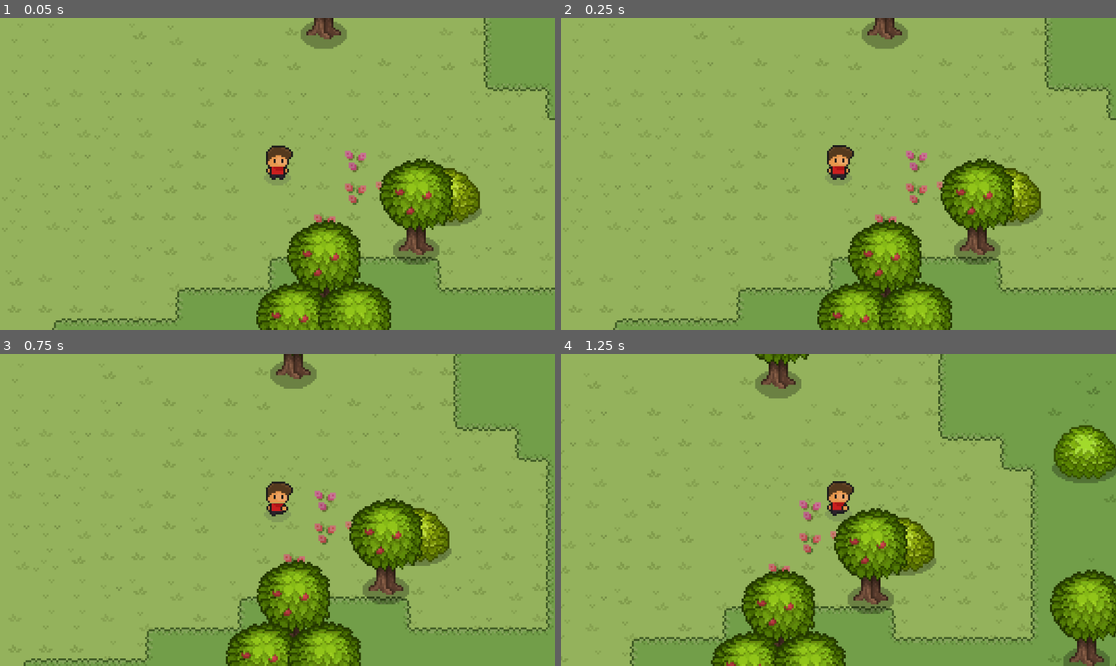
Above: before the commit, frames 1-4 (two rows, left to right).
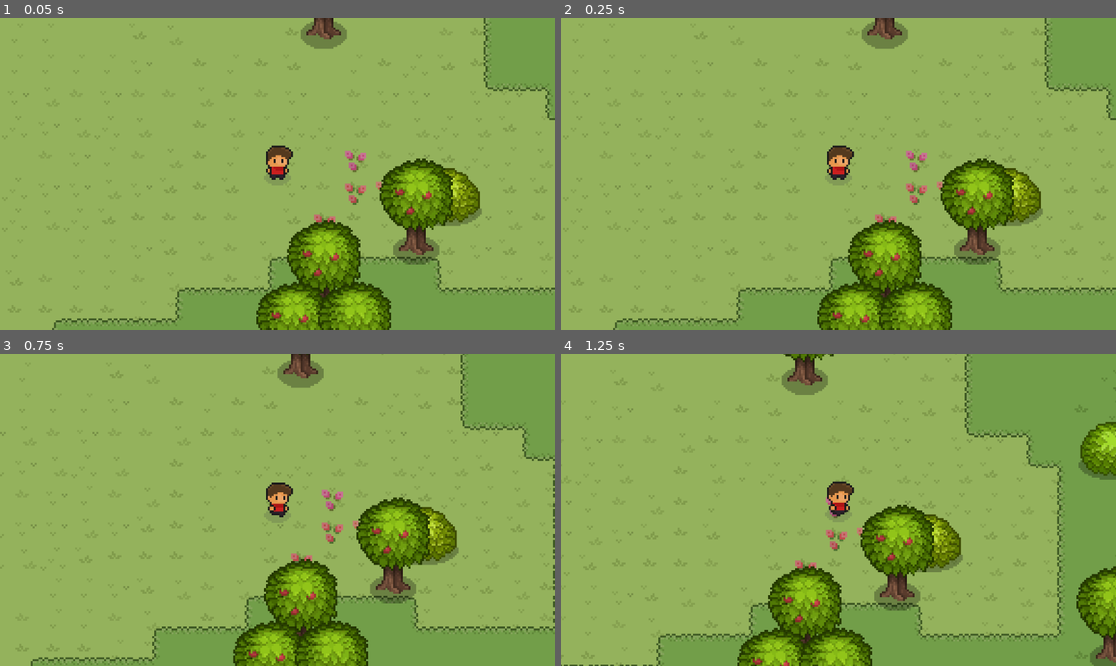
Above: after the commit, the same moments.

Repository: lennertJ9/game
Game: Godot game, scene res://scenes/main/main.tscn
Same seed, same stepped clock (60 frames per second), same inputs: the game is played once before the commit and once after it.
Inputs (mouse positions are in pixels of both pictures, inside the frame that each line leads up to):
- Up to frame 1 (0.05 s): no input
- Up to frame 2 (0.25 s): no input
- Up to frame 3 (0.75 s): move the mouse to (399, 494) at 0.52 s; hold Right mouse button (right_click) from 0.53 s (still down)
- Up to frame 4 (1.25 s): keep holding Right mouse button (right_click)

Frame 1 is identical in both runs. In frame 2, less than 0.1% of the frame differs, in the area x 47-53%, y 40-51%; in frame 3, 10%; in frame 4, 23%, in the area x 0-100%, y 0-100%.

Commit message:
animation directions

Diff:
--- a/scenes/player/player.gd
+++ b/scenes/player/player.gd
@@ -11,8 +11,8 @@
 @onready var weapon = $Visuals/HandLeft/Weapon
 
 # walking system
-@export var speed = 80
-var current_speed = 80
+@export var speed = 40
+var current_speed = 60
 var movement_direction: Vector2
 var target = position
 var is_running
@@ -30,17 +30,22 @@
 
 		target = get_global_mouse_position()
 		movement_direction = global_position.direction_to(target)
+		print(movement_direction)
+		if movement_direction.x > 0.6 or movement_direction.x < -0.6:
+			print("side")
+			animation_player1.play("RUN_SIDE")
+			if movement_direction.x > 0:
+				$Visuals.scale.x = 1
+			else:
+				$Visuals.scale.x = -1
 
-		animation_player1.play("RUN_DOWN")
+		else:
+			print("down")
+			animation_player1.play("RUN_DOWN")
 
-		if movement_direction.x > 0:
-			is_moving_right = true
-			is_moving_left = false
-			$Visuals.scale.x = 1
-		else:
-			is_moving_right = false
-			is_moving_left = true
-			$Visuals.scale.x = -1
+
+
+
 
 
 	if event.is_action_pressed("do_something"):
--- a/scenes/player/player.tscn
+++ b/scenes/player/player.tscn
@@ -6,6 +6,7 @@
 [ext_resource type="Texture2D" uid="uid://tij6tessec61" path="res://assets/player/player_head.png" id="6_fmvws"]
 [ext_resource type="Texture2D" uid="uid://cnjo5xuoxvrnb" path="res://assets/player/player_hands.png" id="7_4jysi"]
 [ext_resource type="Texture2D" uid="uid://wgrxq8datsum" path="res://scenes/player/visuals/player_shadow.png" id="7_wqlqq"]
+[ext_resource type="Texture2D" uid="uid://ddk5aokqe2ecd" path="res://scenes/player/visuals/weapon.png" id="8_panfk"]
 [ext_resource type="PackedScene" uid="uid://kk2qojh5k81f" path="res://scenes/Abilities/Bolt/bolt_manager.tscn" id="9_rk672"]
 
 [sub_resource type="CircleShape2D" id="CircleShape2D_wb5ct"]
@@ -55,74 +56,74 @@
 tracks/3/type = "value"
 tracks/3/imported = false
 tracks/3/enabled = true
-tracks/3/path = NodePath("Visuals/Head:offset")
+tracks/3/path = NodePath("Visuals/LeftHand:position")
 tracks/3/interp = 1
 tracks/3/loop_wrap = true
 tracks/3/keys = {
-"times": PackedFloat32Array(0, 0.15, 0.35),
-"transitions": PackedFloat32Array(1, 1, 1),
-"update": 0,
-"values": [Vector2(0, 0), Vector2(0, 1), Vector2(0, 0)]
+"times": PackedFloat32Array(0, 0.2, 0.4),
+"transitions": PackedFloat32Array(1, 1, 1),
+"update": 0,
+"values": [Vector2(5, -2), Vector2(5, -1), Vector2(5, -2)]
 }
 tracks/4/type = "value"
 tracks/4/imported = false
 tracks/4/enabled = true
-tracks/4/path = NodePath("Visuals/Body:offset")
+tracks/4/path = NodePath("Visuals/RightHand:position")
 tracks/4/interp = 1
 tracks/4/loop_wrap = true
 tracks/4/keys = {
-"times": PackedFloat32Array(0, 0.15, 0.35),
-"transitions": PackedFloat32Array(1, 1, 1),
-"update": 0,
-"values": [Vector2(0, 11), Vector2(0, 12), Vector2(0, 11)]
+"times": PackedFloat32Array(0, 0.2, 0.4),
+"transitions": PackedFloat32Array(1, 1, 1),
+"update": 0,
+"values": [Vector2(-3, -2), Vector2(-3, -1), Vector2(-3, -2)]
 }
 tracks/5/type = "value"
 tracks/5/imported = false
 tracks/5/enabled = true
-tracks/5/path = NodePath("Visuals/LeftHand:position")
+tracks/5/path = NodePath("Visuals/LeftHand:z_index")
 tracks/5/interp = 1
 tracks/5/loop_wrap = true
 tracks/5/keys = {
-"times": PackedFloat32Array(0, 0.2, 0.4),
-"transitions": PackedFloat32Array(1, 1, 1),
-"update": 0,
-"values": [Vector2(5, -2), Vector2(5, -1), Vector2(5, -2)]
+"times": PackedFloat32Array(0),
+"transitions": PackedFloat32Array(1),
+"update": 1,
+"values": [0]
 }
 tracks/6/type = "value"
 tracks/6/imported = false
 tracks/6/enabled = true
-tracks/6/path = NodePath("Visuals/RightHand:position")
+tracks/6/path = NodePath("Visuals/RightHand:z_index")
 tracks/6/interp = 1
 tracks/6/loop_wrap = true
 tracks/6/keys = {
-"times": PackedFloat32Array(0, 0.2, 0.4),
-"transitions": PackedFloat32Array(1, 1, 1),
-"update": 0,
-"values": [Vector2(-3, -2), Vector2(-3, -1), Vector2(-3, -2)]
+"times": PackedFloat32Array(0),
+"transitions": PackedFloat32Array(1),
+"update": 1,
+"values": [0]
 }
 tracks/7/type = "value"
 tracks/7/imported = false
 tracks/7/enabled = true
-tracks/7/path = NodePath("Visuals/LeftHand:z_index")
+tracks/7/path = NodePath("Visuals/Body:position")
 tracks/7/interp = 1
 tracks/7/loop_wrap = true
 tracks/7/keys = {
-"times": PackedFloat32Array(0),
-"transitions": PackedFloat32Array(1),
-"update": 1,
-"values": [0]
+"times": PackedFloat32Array(0, 0.15, 0.35),
+"transitions": PackedFloat32Array(1, 1, 1),
+"update": 0,
+"values": [Vector2(0, -3), Vector2(0, -2), Vector2(0, -3)]
 }
 tracks/8/type = "value"
 tracks/8/imported = false
 tracks/8/enabled = true
-tracks/8/path = NodePath("Visuals/RightHand:z_index")
+tracks/8/path = NodePath("Visuals/Head:position")
 tracks/8/interp = 1
 tracks/8/loop_wrap = true
 tracks/8/keys = {
-"times": PackedFloat32Array(0),
-"transitions": PackedFloat32Array(1),
-"update": 1,
-"values": [0]
+"times": PackedFloat32Array(0, 0.15, 0.35, 0.602328),
+"transitions": PackedFloat32Array(1, 1, 1, 1),
+"update": 0,
+"values": [Vector2(1, -9), Vector2(1, -8), Vector2(1, -9), Vector2(1, -9)]
 }
 
 [sub_resource type="Animation" id="Animation_8opq0"]
@@ -166,91 +167,91 @@
 tracks/3/type = "value"
 tracks/3/imported = false
 tracks/3/enabled = true
-tracks/3/path = NodePath("Visuals/Head:offset")
+tracks/3/path = NodePath("Visuals/LeftHand:position")
 tracks/3/interp = 1
 tracks/3/loop_wrap = true
 tracks/3/keys = {
 "times": PackedFloat32Array(0),
 "transitions": PackedFloat32Array(1),
 "update": 0,
-"values": [Vector2(0, 0)]
+"values": [Vector2(5, -2)]
 }
 tracks/4/type = "value"
 tracks/4/imported = false
 tracks/4/enabled = true
-tracks/4/path = NodePath("Visuals/Body:offset")
+tracks/4/path = NodePath("Visuals/RightHand:position")
 tracks/4/interp = 1
 tracks/4/loop_wrap = true
 tracks/4/keys = {
 "times": PackedFloat32Array(0),
 "transitions": PackedFloat32Array(1),
 "update": 0,
-"values": [Vector2(0, 11)]
+"values": [Vector2(-3, -2)]
 }
 tracks/5/type = "value"
 tracks/5/imported = false
 tracks/5/enabled = true
-tracks/5/path = NodePath("Visuals/LeftHand:position")
+tracks/5/path = NodePath("Visuals:position")
 tracks/5/interp = 1
 tracks/5/loop_wrap = true
 tracks/5/keys = {
 "times": PackedFloat32Array(0),
 "transitions": PackedFloat32Array(1),
 "update": 0,
-"values": [Vector2(5, -2)]
+"values": [Vector2(0, 0)]
 }
 tracks/6/type = "value"
 tracks/6/imported = false
 tracks/6/enabled = true
-tracks/6/path = NodePath("Visuals/RightHand:position")
+tracks/6/path = NodePath("Visuals/LeftHand:z_index")
 tracks/6/interp = 1
 tracks/6/loop_wrap = true
 tracks/6/keys = {
 "times": PackedFloat32Array(0),
 "transitions": PackedFloat32Array(1),
-"update": 0,
-"values": [Vector2(-3, -2)]
+"update": 1,
+"values": [0]
 }
 tracks/7/type = "value"
 tracks/7/imported = false
 tracks/7/enabled = true
-tracks/7/path = NodePath("Visuals:position")
+tracks/7/path = NodePath("Visuals/RightHand:z_index")
 tracks/7/interp = 1
 tracks/7/loop_wrap = true
 tracks/7/keys = {
 "times": PackedFloat32Array(0),
 "transitions": PackedFloat32Array(1),
-"update": 0,
-"values": [Vector2(0, 0)]
+"update": 1,
+"values": [0]
 }
 tracks/8/type = "value"
 tracks/8/imported = false
 tracks/8/enabled = true
-tracks/8/path = NodePath("Visuals/LeftHand:z_index")
+tracks/8/path = NodePath("Visuals/Body:position")
 tracks/8/interp = 1
 tracks/8/loop_wrap = true
 tracks/8/keys = {
 "times": PackedFloat32Array(0),
 "transitions": PackedFloat32Array(1),
-"update": 1,
-"values": [0]
+"update": 0,
+"values": [Vector2(0, -14)]
 }
 tracks/9/type = "value"
 tracks/9/imported = false
 tracks/9/enabled = true
-tracks/9/path = NodePath("Visuals/RightHand:z_index")
+tracks/9/path = NodePath("Visuals/Head:position")
 tracks/9/interp = 1
 tracks/9/loop_wrap = true
 tracks/9/keys = {
 "times": PackedFloat32Array(0),
 "transitions": PackedFloat32Array(1),
-"update": 1,
-"values": [0]
-}
-
-[sub_resource type="Animation" id="Animation_nq4l5"]
-resource_name = "RUN_DOWN"
-length = 0.7
+"update": 0,
+"values": [Vector2(1, -9)]
+}
+
+[sub_resource type="Animation" id="Animation_b1mpw"]
+resource_name = "RUN_SIDE"
+length = 0.5
 loop_mode = 1
 step = 0.05
 tracks/0/type = "value"
@@ -260,125 +261,216 @@
 tracks/0/interp = 1
 tracks/0/loop_wrap = true
 tracks/0/keys = {
-"times": PackedFloat32Array(0, 0.15, 0.35, 0.5),
-"transitions": PackedFloat32Array(1, 1, 1, 1),
-"update": 1,
-"values": [4, 0, 4, 1]
+"times": PackedFloat32Array(0, 0.1, 0.3),
+"transitions": PackedFloat32Array(1, 1, 1),
+"update": 1,
+"values": [0, 1, 2]
 }
 tracks/1/type = "value"
 tracks/1/imported = false
 tracks/1/enabled = true
-tracks/1/path = NodePath("Visuals/Body:frame")
-tracks/1/interp = 1
+tracks/1/path = NodePath("Visuals/LeftHand:position")
+tracks/1/interp = 2
 tracks/1/loop_wrap = true
 tracks/1/keys = {
-"times": PackedFloat32Array(0),
-"transitions": PackedFloat32Array(1),
-"update": 1,
-"values": [0]
+"times": PackedFloat32Array(0, 0.15, 0.25),
+"transitions": PackedFloat32Array(1, 1, 1),
+"update": 0,
+"values": [Vector2(5, -2), Vector2(5, -2), Vector2(5, -1.4)]
 }
 tracks/2/type = "value"
 tracks/2/imported = false
 tracks/2/enabled = true
-tracks/2/path = NodePath("Visuals/Head:frame")
-tracks/2/interp = 1
+tracks/2/path = NodePath("Visuals/RightHand:position")
+tracks/2/interp = 2
 tracks/2/loop_wrap = true
 tracks/2/keys = {
-"times": PackedFloat32Array(0),
-"transitions": PackedFloat32Array(1),
-"update": 1,
-"values": [1]
+"times": PackedFloat32Array(0, 0.15, 0.25),
+"transitions": PackedFloat32Array(1, 1, 1),
+"update": 0,
+"values": [Vector2(-2, -2), Vector2(-2, -2), Vector2(-2, -1.4)]
 }
 tracks/3/type = "value"
 tracks/3/imported = false
 tracks/3/enabled = true
-tracks/3/path = NodePath("Visuals/Head:offset")
+tracks/3/path = NodePath("Visuals:position")
 tracks/3/interp = 1
 tracks/3/loop_wrap = true
 tracks/3/keys = {
-"times": PackedFloat32Array(),
-"transitions": PackedFloat32Array(),
-"update": 0,
-"values": []
+"times": PackedFloat32Array(0, 0.15, 0.4),
+"transitions": PackedFloat32Array(1, 1, 1),
+"update": 0,
+"values": [Vector2(0, 0), Vector2(0, 1), Vector2(0, 0)]
 }
 tracks/4/type = "value"
 tracks/4/imported = false
 tracks/4/enabled = true
-tracks/4/path = NodePath("Visuals/Body:offset")
+tracks/4/path = NodePath("Visuals/LeftHand:z_index")
 tracks/4/interp = 1
 tracks/4/loop_wrap = true
 tracks/4/keys = {
-"times": PackedFloat32Array(),
-"transitions": PackedFloat32Array(),
-"update": 0,
-"values": []
+"times": PackedFloat32Array(0),
+"transitions": PackedFloat32Array(1),
+"update": 1,
+"values": [1]
 }
 tracks/5/type = "value"
 tracks/5/imported = false
 tracks/5/enabled = true
-tracks/5/path = NodePath("Visuals/LeftHand:position")
+tracks/5/path = NodePath("Visuals/RightHand:z_index")
 tracks/5/interp = 1
 tracks/5/loop_wrap = true
 tracks/5/keys = {
-"times": PackedFloat32Array(0, 0.1, 0.3),
-"transitions": PackedFloat32Array(1, 1, 1),
-"update": 0,
-"values": [Vector2(5, -2), Vector2(5, -1.33333), Vector2(4.5, -1)]
+"times": PackedFloat32Array(0),
+"transitions": PackedFloat32Array(1),
+"update": 1,
+"values": [2]
 }
 tracks/6/type = "value"
 tracks/6/imported = false
 tracks/6/enabled = true
-tracks/6/path = NodePath("Visuals/RightHand:position")
+tracks/6/path = NodePath("Visuals/Head:frame")
 tracks/6/interp = 1
 tracks/6/loop_wrap = true
 tracks/6/keys = {
-"times": PackedFloat32Array(0, 0.139356, 0.4, 0.5, 0.596125),
-"transitions": PackedFloat32Array(1, 1, 1, 1, 1),
-"update": 0,
-"values": [Vector2(-2.5, -1), Vector2(-2.63936, -1.27871), Vector2(-3, -1.5), Vector2(-3, -1), Vector2(-2.75969, -1)]
+"times": PackedFloat32Array(0),
+"transitions": PackedFloat32Array(1),
+"update": 1,
+"values": [0]
 }
 tracks/7/type = "value"
 tracks/7/imported = false
 tracks/7/enabled = true
-tracks/7/path = NodePath("Visuals:position")
+tracks/7/path = NodePath("Visuals/Body:position")
 tracks/7/interp = 1
 tracks/7/loop_wrap = true
 tracks/7/keys = {
-"times": PackedFloat32Array(0, 0.15, 0.35, 0.5),
-"transitions": PackedFloat32Array(1, 1, 1, 1),
-"update": 0,
-"values": [Vector2(0, 0), Vector2(0, 1), Vector2(0, 0), Vector2(0, 1)]
+"times": PackedFloat32Array(0, 0.246812),
+"transitions": PackedFloat32Array(1, 1),
+"update": 0,
+"values": [Vector2(0, -3), Vector2(0, -3)]
 }
 tracks/8/type = "value"
 tracks/8/imported = false
 tracks/8/enabled = true
-tracks/8/path = NodePath("Visuals/LeftHand:z_index")
+tracks/8/path = NodePath("Visuals/Head:position")
 tracks/8/interp = 1
 tracks/8/loop_wrap = true
 tracks/8/keys = {
-"times": PackedFloat32Array(0.1, 0.5),
-"transitions": PackedFloat32Array(1, 1),
-"update": 1,
-"values": [2, 0]
-}
-tracks/9/type = "value"
-tracks/9/imported = false
-tracks/9/enabled = true
-tracks/9/path = NodePath("Visuals/RightHand:z_index")
-tracks/9/interp = 1
-tracks/9/loop_wrap = true
-tracks/9/keys = {
-"times": PackedFloat32Array(0.2, 0.4, 0.5),
-"transitions": PackedFloat32Array(1, 1, 1),
-"update": 1,
-"values": [0, 0, 2]
+"times": PackedFloat32Array(0),
+"transitions": PackedFloat32Array(1),
+"update": 0,
+"values": [Vector2(1, -9)]
+}
+
+[sub_resource type="Animation" id="Animation_2s8yk"]
+resource_name = "RUN_DOWN"
+length = 0.8
+loop_mode = 1
+step = 0.05
+tracks/0/type = "value"
+tracks/0/imported = false
+tracks/0/enabled = true
+tracks/0/path = NodePath("Visuals/Legs:frame")
+tracks/0/interp = 1
+tracks/0/loop_wrap = true
+tracks/0/keys = {
+"times": PackedFloat32Array(0, 0.15, 0.4, 0.55),
+"transitions": PackedFloat32Array(1, 1, 1, 1),
+"update": 1,
+"values": [4, 1, 4, 0]
+}
+tracks/1/type = "value"
+tracks/1/imported = false
+tracks/1/enabled = true
+tracks/1/path = NodePath("Visuals/LeftHand:position")
+tracks/1/interp = 2
+tracks/1/loop_wrap = true
+tracks/1/keys = {
+"times": PackedFloat32Array(0, 0.15, 0.25, 0.4, 0.55, 0.65),
+"transitions": PackedFloat32Array(1, 1, 1, 1, 1, 1),
+"update": 0,
+"values": [Vector2(5, -2), Vector2(5, -2), Vector2(5, -1.2), Vector2(5, -2), Vector2(5, -2), Vector2(5, -1.2)]
+}
+tracks/2/type = "value"
+tracks/2/imported = false
+tracks/2/enabled = true
+tracks/2/path = NodePath("Visuals/RightHand:position")
+tracks/2/interp = 2
+tracks/2/loop_wrap = true
+tracks/2/keys = {
+"times": PackedFloat32Array(0, 0.15, 0.25, 0.4, 0.55, 0.65),
+"transitions": PackedFloat32Array(1, 1, 1, 1, 1, 1),
+"update": 0,
+"values": [Vector2(-3, -2), Vector2(-3, -2), Vector2(-3, -1.2), Vector2(-3, -2), Vector2(-3, -2), Vector2(-3, -1.2)]
+}
+tracks/3/type = "value"
+tracks/3/imported = false
+tracks/3/enabled = true
+tracks/3/path = NodePath("Visuals:position")
+tracks/3/interp = 1
+tracks/3/loop_wrap = true
+tracks/3/keys = {
+"times": PackedFloat32Array(0, 0.15, 0.4, 0.55),
+"transitions": PackedFloat32Array(1, 1, 1, 1),
+"update": 0,
+"values": [Vector2(0, 0), Vector2(0, 1), Vector2(0, 0), Vector2(0, 1)]
+}
+tracks/4/type = "value"
+tracks/4/imported = false
+tracks/4/enabled = true
+tracks/4/path = NodePath("Visuals/LeftHand:z_index")
+tracks/4/interp = 1
+tracks/4/loop_wrap = true
+tracks/4/keys = {
+"times": PackedFloat32Array(0),
+"transitions": PackedFloat32Array(1),
+"update": 1,
+"values": [1]
+}
+tracks/5/type = "value"
+tracks/5/imported = false
+tracks/5/enabled = true
+tracks/5/path = NodePath("Visuals/RightHand:z_index")
+tracks/5/interp = 1
+tracks/5/loop_wrap = true
+tracks/5/keys = {
+"times": PackedFloat32Array(0),
+"transitions": PackedFloat32Array(1),
+"update": 1,
+"values": [1]
+}
+tracks/6/type = "value"
+tracks/6/imported = false
+tracks/6/enabled = true
+tracks/6/path = NodePath("Visuals/Head:frame")
+tracks/6/interp = 1
+tracks/6/loop_wrap = true
+tracks/6/keys = {
+"times": PackedFloat32Array(0),
+"transitions": PackedFloat32Array(1),
+"update": 1,
+"values": [1]
+}
+tracks/7/type = "value"
+tracks/7/imported = false
+tracks/7/enabled = true
+tracks/7/path = NodePath("Visuals/Body:position")
+tracks/7/interp = 1
+tracks/7/loop_wrap = true
+tracks/7/keys = {
+"times": PackedFloat32Array(0),
+"transitions": PackedFloat32Array(1),
+"update": 0,
+"values": [Vector2(0, -3)]
 }
 
 [sub_resource type="AnimationLibrary" id="AnimationLibrary_bc3sj"]
 _data = {
 "IDLE_DOWN": SubResource("Animation_tf1u8"),
 "RESET": SubResource("Animation_8opq0"),
-"RUN_DOWN": SubResource("Animation_nq4l5")
+"RUN_DOWN": SubResource("Animation_2s8yk"),
+"RUN_SIDE": SubResource("Animation_b1mpw")
 }
 
 [sub_resource type="Animation" id="Animation_ls5fr"]
@@ -445,7 +537,6 @@
 z_index = 1
 position = Vector2(0, -14)
 texture = ExtResource("3_x2jjb")
-offset = Vector2(0, 11)
 hframes = 2
 
 [node name="Head" type="Sprite2D" parent="Visuals"]
@@ -465,7 +556,7 @@
 libraries = {
 "": SubResource("AnimationLibrary_bc3sj")
 }
-speed_scale = 1.5
+speed_scale = 1.2
 
 [node name="AnimationPlayer2" type="AnimationPlayer" parent="."]
 libraries = {
@@ -474,3 +565,9 @@
 speed_scale = 4.0
 
 [node name="BoltManager" parent="." instance=ExtResource("9_rk672")]
+
+[node name="Weapon" type="Sprite2D" parent="."]
+visible = false
+position = Vector2(42, -16)
+rotation = -0.286234
+texture = ExtResource("8_panfk")
Not shown: 1 places in scenes/player/player.tscn that only renumber resources
